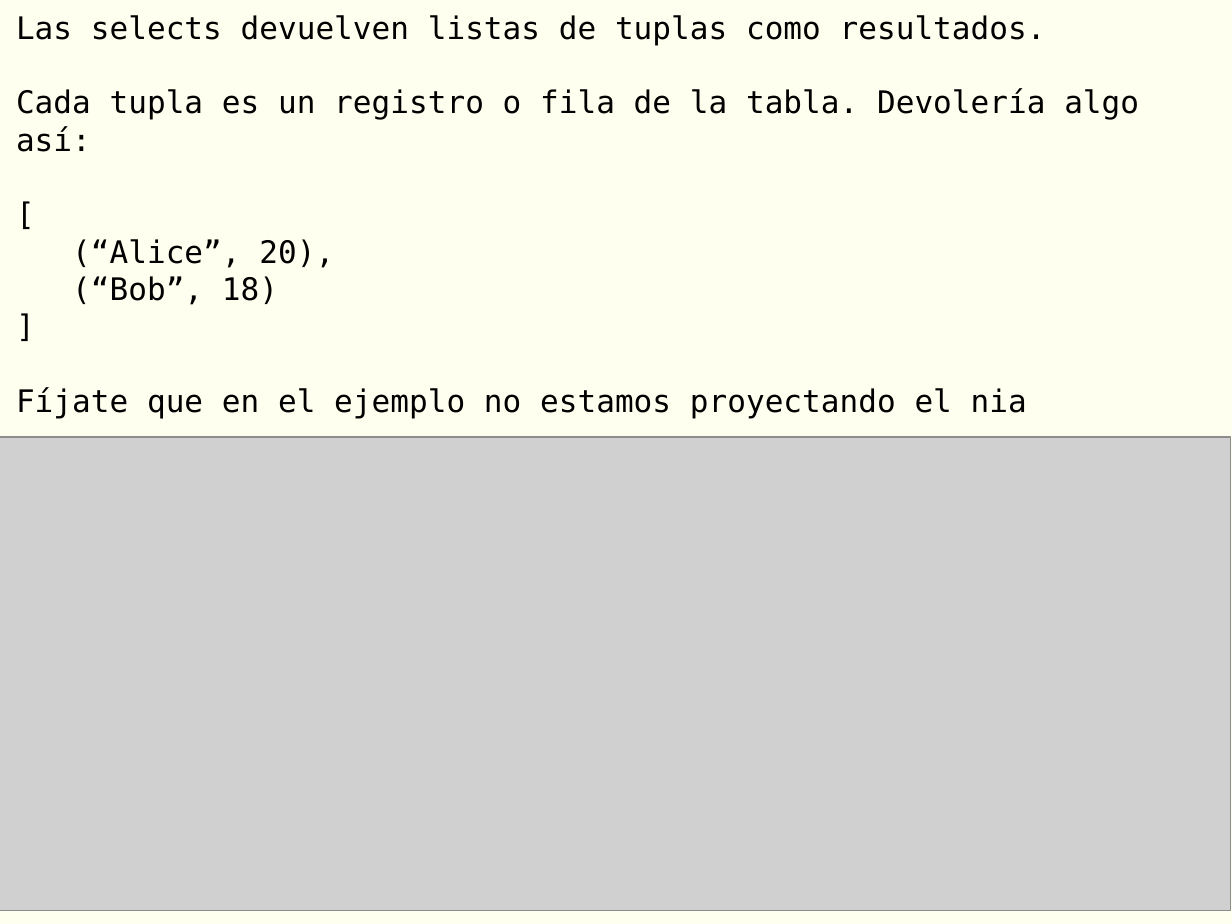
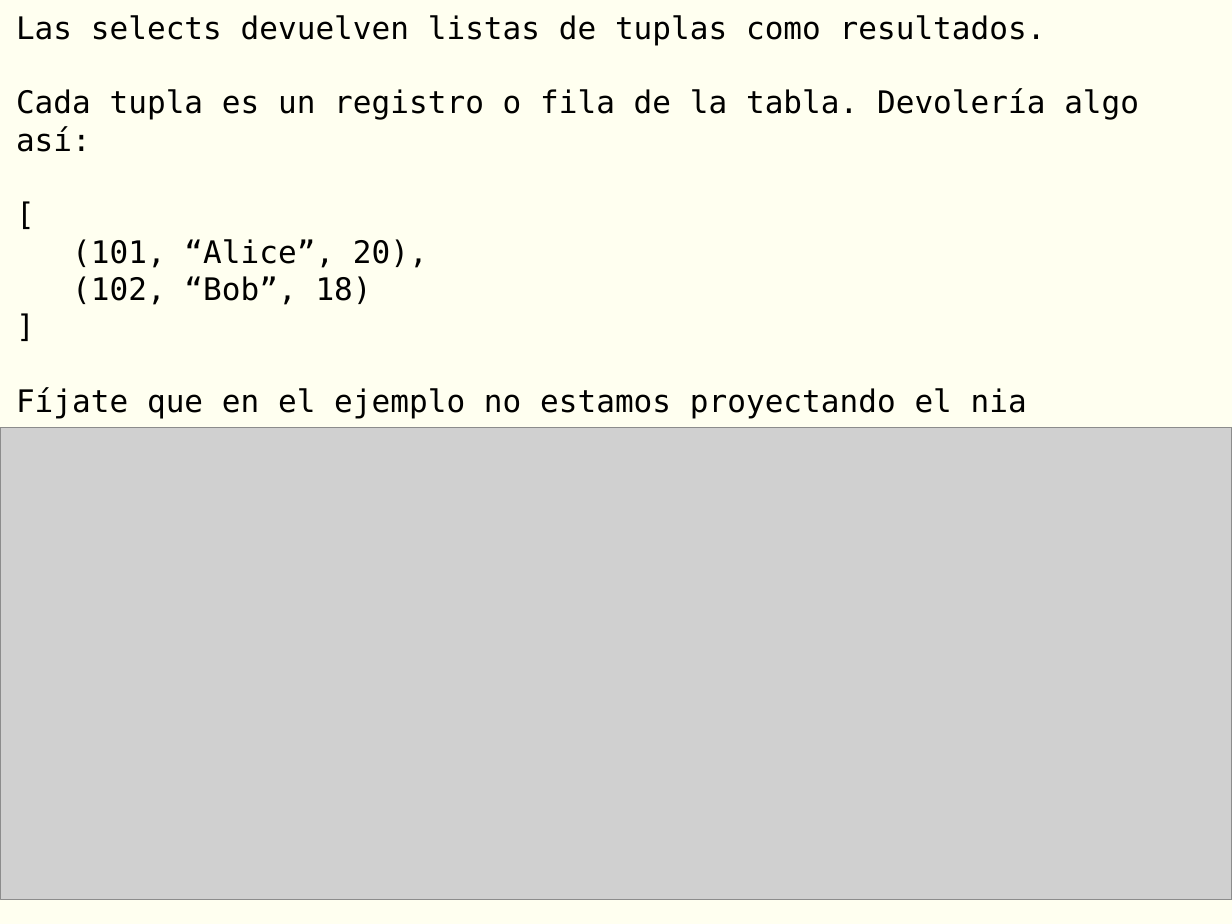
Before and after one commit to rgmf/dwes, a slide deck: slide 20 of unidades/06_acceso_a_bases_de_datos/presentacion/bbdd.odp. Drawn at 1232x924 pixels with LibreOffice and Linux fonts; fonts in the diff are those of the drawing; grey boxes stand for pictures. Boxes give left, top, right and bottom in pixels: in the first picture for what was removed or moved away, otherwise in the second. Text is boxed around its words. In the diff, an @@ line names an element or a change of style, - is before the commit and + after.

```diff
--- a/unidades/06_acceso_a_bases_de_datos/presentacion/bbdd.odp
+++ b/unidades/06_acceso_a_bases_de_datos/presentacion/bbdd.odp
@@ title at (16,15,1139,418): text changed @@
-Las selects devuelven listas de tuplas como resultados.
-Cada tupla es un registro o fila de la tabla. Devolería algo así:
-[
-(“Alice”, 20),
-(“Bob”, 18)
-]
-Fíjate que en el ejemplo no estamos proyectando el nia
+Las selects devuelven listas de tuplas como resultados.
+Cada tupla es un registro o fila de la tabla. Devolería algo así:
+[
+(101, “Alice”, 20),
+(102, “Bob”, 18)
+]
+Fíjate que en el ejemplo no estamos proyectando el nia
@@ picture: place and size @@
-picture at (0,437,1231,911)
+picture at (0,427,1232,900)
```
Also in this commit, not shown: 35 other files.
